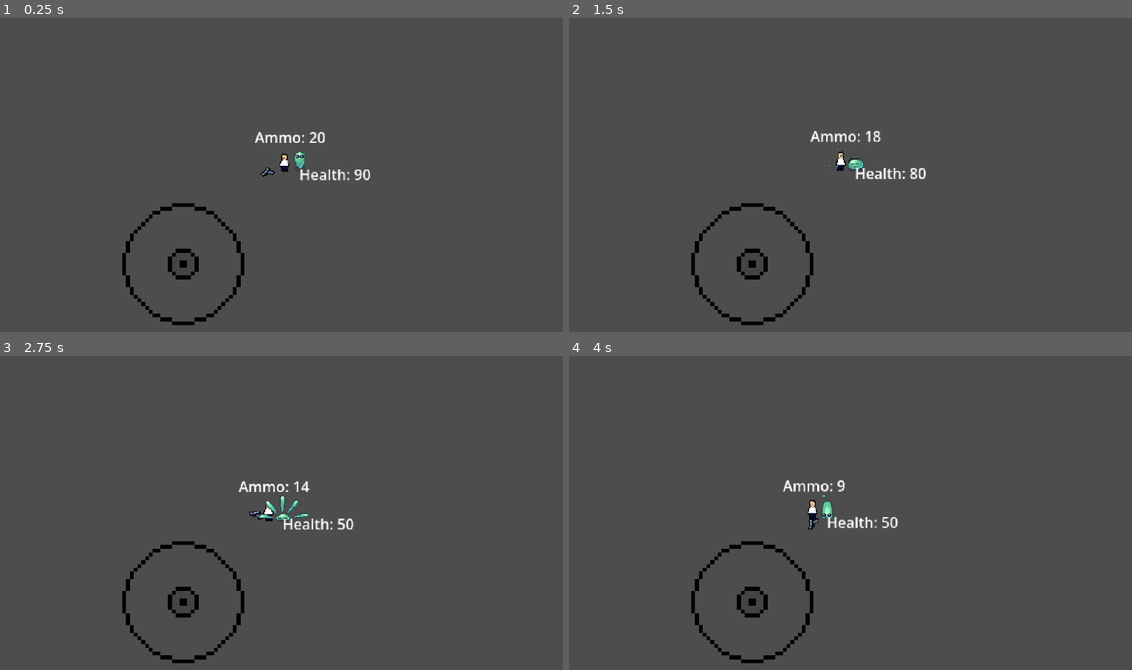
Above: before the commit, frames 1-4 (two rows, left to right).
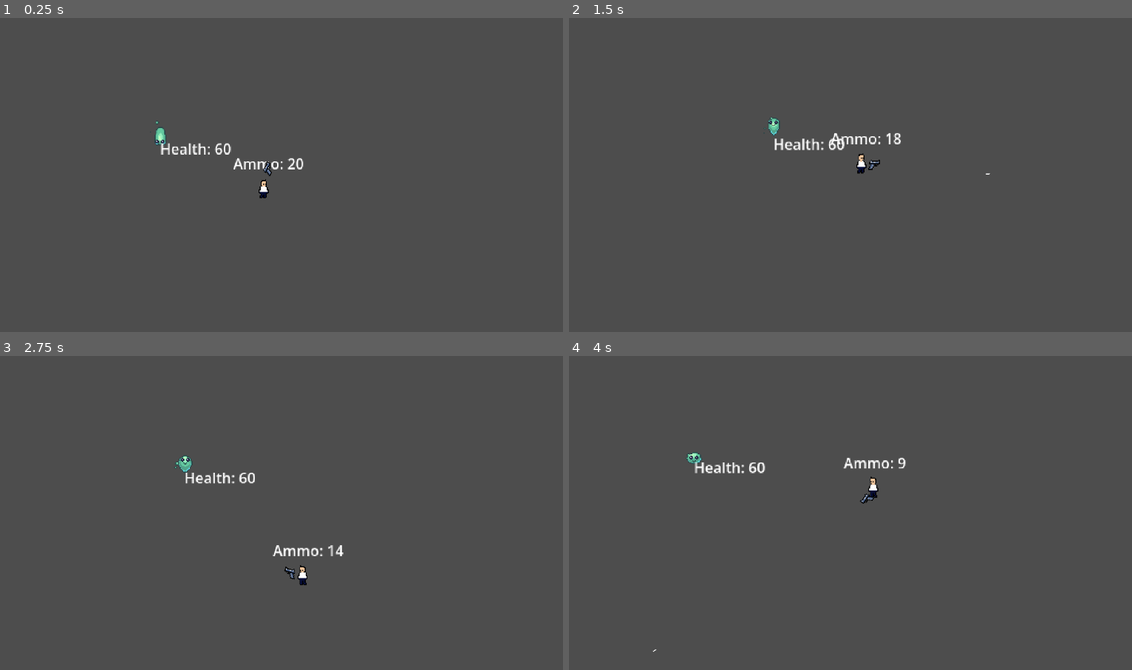
Above: after the commit, the same moments.

Repository: piedevfr/Top-Down-Shooter-Game
Game: Godot game, scene res://Scenes/test.tscn
Same seed, same stepped clock (60 frames per second), same inputs: the game is played once before the commit and once after it. The project has no main scene, so this scene is started directly.
Inputs (mouse positions are in pixels of both pictures, inside the frame that each line leads up to):
- Up to frame 1 (0.25 s): no input
- Up to frame 2 (1.5 s): click (754, 262) at 0.52 s; move the mouse to (968, 162) at 1.27 s; press the mouse at (968, 162) at 1.28 s; hold D (right) from 1.28 s (still down)
- Up to frame 3 (2.75 s): move the mouse to (152, 534) at 2.02 s; release D (right) at 2.03 s; release the mouse at (152, 534) at 2.03 s; hold S (down) from 2.03 s (still down); click (152, 534) at 2.1 s
- Up to frame 4 (4 s): move the mouse to (895, 443) at 2.77 s; release S (down) at 2.78 s; press the mouse at (895, 443) at 2.78 s; hold D (right) 2.78-3.53 s; move the mouse to (805, 585) at 3.52 s; release the mouse at (805, 585) at 3.53 s; hold W (up) from 3.53 s (still down); click (805, 585) at 3.6 s

The runs differ from the first frame. In frame 1, 2.2% of the frame differs, in the area x 21-66%, y 32-98%; in frame 2, 2.1%; in frame 3, 2.4%, in the area x 21-63%, y 31-98%; in frame 4, 2.3%.

Commit message:
sync to tab

Diff:
--- a/Scenes/Enemies/Zombie/zombie.tscn
+++ b/Scenes/Enemies/Zombie/zombie.tscn
@@ -89,107 +89,35 @@
 atlas = ExtResource("2_ovjh8")
 region = Rect2(576, 0, 64, 64)
 
-[sub_resource type="AtlasTexture" id="AtlasTexture_mab5i"]
+[sub_resource type="AtlasTexture" id="AtlasTexture_q8gh1"]
 atlas = ExtResource("2_q6bce")
 region = Rect2(0, 0, 64, 64)
 
-[sub_resource type="AtlasTexture" id="AtlasTexture_i58uf"]
+[sub_resource type="AtlasTexture" id="AtlasTexture_a7lcw"]
 atlas = ExtResource("2_q6bce")
 region = Rect2(64, 0, 64, 64)
 
-[sub_resource type="AtlasTexture" id="AtlasTexture_yvbjq"]
+[sub_resource type="AtlasTexture" id="AtlasTexture_ycinh"]
 atlas = ExtResource("2_q6bce")
 region = Rect2(128, 0, 64, 64)
 
-[sub_resource type="AtlasTexture" id="AtlasTexture_kdp4o"]
+[sub_resource type="AtlasTexture" id="AtlasTexture_smwuj"]
 atlas = ExtResource("2_q6bce")
 region = Rect2(192, 0, 64, 64)
 
-[sub_resource type="AtlasTexture" id="AtlasTexture_x62v6"]
+[sub_resource type="AtlasTexture" id="AtlasTexture_fg10m"]
 atlas = ExtResource("2_q6bce")
 region = Rect2(256, 0, 64, 64)
 
-[sub_resource type="AtlasTexture" id="AtlasTexture_x06m6"]
+[sub_resource type="AtlasTexture" id="AtlasTexture_l6rjj"]
 atlas = ExtResource("2_q6bce")
 region = Rect2(320, 0, 64, 64)
 
-[sub_resource type="AtlasTexture" id="AtlasTexture_21kg6"]
+[sub_resource type="AtlasTexture" id="AtlasTexture_v38x2"]
 atlas = ExtResource("2_q6bce")
 region = Rect2(384, 0, 64, 64)
 
-[sub_resource type="AtlasTexture" id="AtlasTexture_hves5"]
-atlas = ExtResource("2_q6bce")
-region = Rect2(448, 0, 64, 64)
-
-[sub_resource type="AtlasTexture" id="AtlasTexture_q8gh1"]
-atlas = ExtResource("2_nvpn5")
-region = Rect2(0, 0, 64, 64)
-
-[sub_resource type="AtlasTexture" id="AtlasTexture_a7lcw"]
-atlas = ExtResource("2_nvpn5")
-region = Rect2(64, 0, 64, 64)
-
-[sub_resource type="AtlasTexture" id="AtlasTexture_ycinh"]
-atlas = ExtResource("2_nvpn5")
-region = Rect2(128, 0, 64, 64)
-
-[sub_resource type="AtlasTexture" id="AtlasTexture_smwuj"]
-atlas = ExtResource("2_nvpn5")
-region = Rect2(192, 0, 64, 64)
-
-[sub_resource type="AtlasTexture" id="AtlasTexture_fg10m"]
-atlas = ExtResource("2_nvpn5")
-region = Rect2(256, 0, 64, 64)
-
-[sub_resource type="AtlasTexture" id="AtlasTexture_l6rjj"]
-atlas = ExtResource("2_nvpn5")
-region = Rect2(320, 0, 64, 64)
-
-[sub_resource type="AtlasTexture" id="AtlasTexture_v38x2"]
-atlas = ExtResource("2_nvpn5")
-region = Rect2(384, 0, 64, 64)
-
 [sub_resource type="AtlasTexture" id="AtlasTexture_ag5qn"]
-atlas = ExtResource("2_nvpn5")
-region = Rect2(448, 0, 64, 64)
-
-[sub_resource type="AtlasTexture" id="AtlasTexture_8nye6"]
-atlas = ExtResource("2_nvpn5")
-region = Rect2(512, 0, 64, 64)
-
-[sub_resource type="AtlasTexture" id="AtlasTexture_6m5q1"]
-atlas = ExtResource("2_nvpn5")
-region = Rect2(576, 0, 64, 64)
-
-[sub_resource type="AtlasTexture" id="AtlasTexture_1xryv"]
-atlas = ExtResource("2_q6bce")
-region = Rect2(0, 0, 64, 64)
-
-[sub_resource type="AtlasTexture" id="AtlasTexture_4vojc"]
-atlas = ExtResource("2_q6bce")
-region = Rect2(64, 0, 64, 64)
-
-[sub_resource type="AtlasTexture" id="AtlasTexture_qdrsj"]
-atlas = ExtResource("2_q6bce")
-region = Rect2(128, 0, 64, 64)
-
-[sub_resource type="AtlasTexture" id="AtlasTexture_5emk7"]
-atlas = ExtResource("2_q6bce")
-region = Rect2(192, 0, 64, 64)
-
-[sub_resource type="AtlasTexture" id="AtlasTexture_2k5j3"]
-atlas = ExtResource("2_q6bce")
-region = Rect2(256, 0, 64, 64)
-
-[sub_resource type="AtlasTexture" id="AtlasTexture_uegim"]
-atlas = ExtResource("2_q6bce")
-region = Rect2(320, 0, 64, 64)
-
-[sub_resource type="AtlasTexture" id="AtlasTexture_gb2mj"]
-atlas = ExtResource("2_q6bce")
-region = Rect2(384, 0, 64, 64)
-
-[sub_resource type="AtlasTexture" id="AtlasTexture_45ayl"]
 atlas = ExtResource("2_q6bce")
 region = Rect2(448, 0, 64, 64)
 
@@ -266,34 +194,10 @@
 }],
 "loop": true,
 "name": &"Die",
-"speed": 7.0
+"speed": 9.0
 }, {
 "frames": [{
 "duration": 1.0,
-"texture": SubResource("AtlasTexture_mab5i")
-}, {
-"duration": 1.0,
-"texture": SubResource("AtlasTexture_i58uf")
-}, {
-"duration": 1.0,
-"texture": SubResource("AtlasTexture_yvbjq")
-}, {
-"duration": 1.0,
-"texture": SubResource("AtlasTexture_kdp4o")
-}, {
-"duration": 1.0,
-"texture": SubResource("AtlasTexture_x62v6")
-}, {
-"duration": 1.0,
-"texture": SubResource("AtlasTexture_x06m6")
-}, {
-"duration": 1.0,
-"texture": SubResource("AtlasTexture_21kg6")
-}, {
-"duration": 1.0,
-"texture": SubResource("AtlasTexture_hves5")
-}, {
-"duration": 1.0,
 "texture": SubResource("AtlasTexture_q8gh1")
 }, {
 "duration": 1.0,
@@ -316,36 +220,6 @@
 }, {
 "duration": 1.0,
 "texture": SubResource("AtlasTexture_ag5qn")
-}, {
-"duration": 1.0,
-"texture": SubResource("AtlasTexture_8nye6")
-}, {
-"duration": 1.0,
-"texture": SubResource("AtlasTexture_6m5q1")
-}, {
-"duration": 1.0,
-"texture": SubResource("AtlasTexture_1xryv")
-}, {
-"duration": 1.0,
-"texture": SubResource("AtlasTexture_4vojc")
-}, {
-"duration": 1.0,
-"texture": SubResource("AtlasTexture_qdrsj")
-}, {
-"duration": 1.0,
-"texture": SubResource("AtlasTexture_5emk7")
-}, {
-"duration": 1.0,
-"texture": SubResource("AtlasTexture_2k5j3")
-}, {
-"duration": 1.0,
-"texture": SubResource("AtlasTexture_uegim")
-}, {
-"duration": 1.0,
-"texture": SubResource("AtlasTexture_gb2mj")
-}, {
-"duration": 1.0,
-"texture": SubResource("AtlasTexture_45ayl")
 }],
 "loop": true,
 "name": &"Run",
@@ -362,8 +236,7 @@
 
 [node name="AnimatedSprite2D" type="AnimatedSprite2D" parent="." unique_id=1998757659]
 sprite_frames = SubResource("SpriteFrames_v3vmx")
-animation = &"Attack"
-frame_progress = 0.74542344
+animation = &"Die"
 
 [node name="Health" type="Label" parent="." unique_id=1686169754]
 offset_right = 40.0
@@ -378,6 +251,7 @@
 
 [node name="Hitbox" type="Area2D" parent="." unique_id=1294481175]
 script = ExtResource("5_g82a4")
+damage_amount = 40
 free_on_collision = false
 metadata/_custom_type_script = "uid://dgjuahvt21mt1"
 
@@ -385,3 +259,4 @@
 shape = SubResource("CircleShape2D_q6bce")
 
 [connection signal="body_entered" from="Hurtbox" to="." method="_on_hurtbox_body_entered"]
+[connection signal="body_exited" from="Hurtbox" to="." method="_on_hurtbox_body_exited"]
--- a/Scenes/test.tscn
+++ b/Scenes/test.tscn
@@ -6,7 +6,8 @@
 [node name="Node2D" type="Node2D" unique_id=1233500055]
 
 [node name="Player" parent="." unique_id=222796903 instance=ExtResource("1_f4unn")]
-position = Vector2(-52, 48)
+position = Vector2(128, 62)
+mobile = false
 
 [node name="Zombie" parent="." unique_id=427439122 instance=ExtResource("2_jaepq")]
 position = Vector2(5, 2)
--- a/Scripts/Enemy_Scripts/Zombie/zombie.gd
+++ b/Scripts/Enemy_Scripts/Zombie/zombie.gd
@@ -4,9 +4,13 @@
 @onready var hitbox: Hitbox = $Hitbox
 
 var state : String = "follow"
+var touching_player : bool
 
 func _physics_process(delta: float) -> void:
 	print(state)
+	if touching_player == true:
+		state = "attack"
+
 	if state == "follow":
 		follow(delta)
 	if state == "death":
@@ -31,7 +35,11 @@
 
 func _on_hurtbox_body_entered(body: Node2D) -> void:
 	if body is Player:
-		state = "attack"
+		touching_player = true
+
+func _on_hurtbox_body_exited(body: Node2D) -> void:
+	if body is Player:
+		touching_player = false
 
 func attack():
 	print
--- a/Scripts/Player_Scripts/player.gd
+++ b/Scripts/Player_Scripts/player.gd
@@ -1,20 +1,20 @@
 class_name Player
 extends CharacterBody2D
 
-var direction
 @onready var ammo: Label = $Ammo
 @onready var animated_sprite: AnimatedSprite2D = $AnimatedSprite2D
 @onready var joystick = $CanvasLayer/Joystick
 
 @export var show_ammo : bool
+@export var mobile : bool
 @export var gun : Node2D
 @export var health : int = 100
-@export var mobile : bool
 
 var speed = 150.0
+var direction
 
 func _ready() -> void:
-	position = Vector2(0,0)
+	pass
 
 func _physics_process(_delta: float) -> void:
 	if mobile == false:
@@ -31,6 +31,9 @@
 	elif show_ammo == false:
 		ammo.visible = false
 
+	if health <= 0:
+		die()
+
 	rotate_sprite()
 	move_and_slide()
 
@@ -41,5 +44,8 @@
 	else:
 		animated_sprite.flip_h = false
 
+func die():
+	queue_free()
+
 func _on_hurtbox_entered(body: Hitbox, damage_amount: int) -> void:
 	health -= damage_amount
